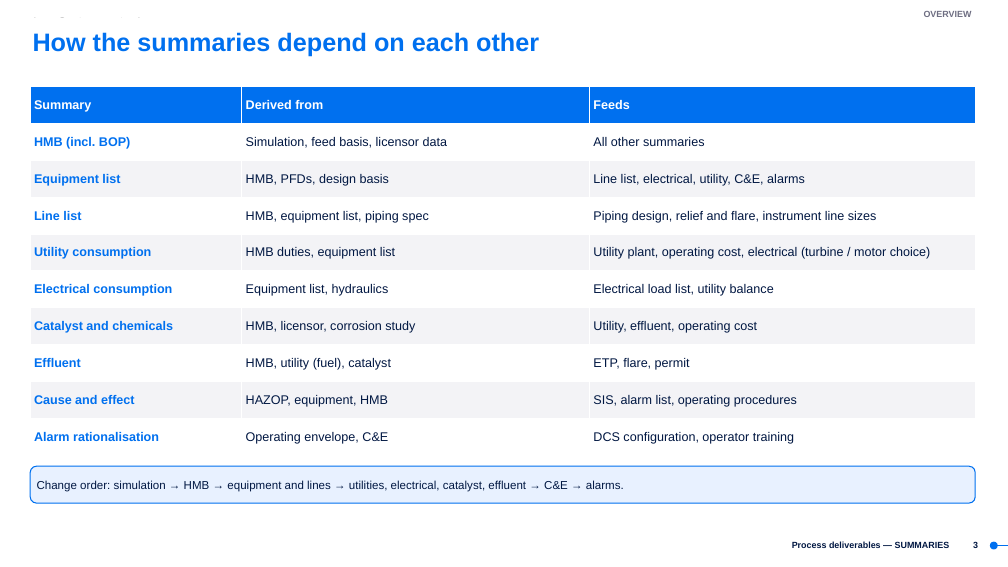
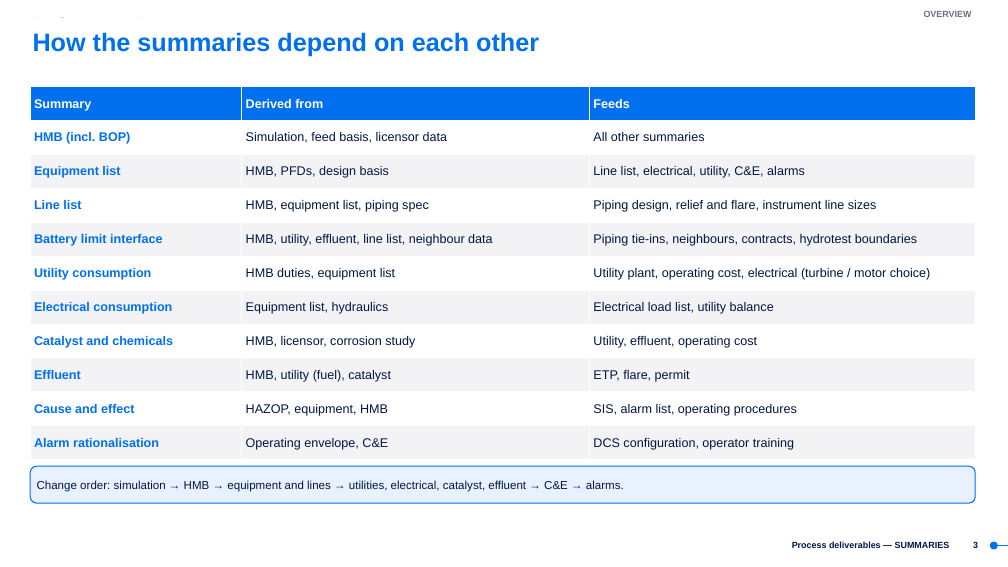
Before and after one commit to ipratikmenon/procalc, a slide deck: slide 3 of SUMMARIES_Process_Deliverables_TEN.pptx. Drawn at 1008x567 pixels with LibreOffice and Linux fonts; fonts in the diff are those of the drawing; background and template pictures are left out. Boxes give left, top, right and bottom in pixels: in the first picture for what was removed or moved away, otherwise in the second. Text is boxed around its words. In the diff, an @@ line names an element or a change of style, - is before the commit and + after.

```diff
--- a/SUMMARIES_Process_Deliverables_TEN.pptx
+++ b/SUMMARIES_Process_Deliverables_TEN.pptx
@@ table at (30, 87, 975, 460) @@
+row 5: Battery limit interface | HMB, utility, effluent, line list, neighbour data | Piping tie-ins, neighbours, contracts, hydrotest boundaries
```
Also in this commit, not shown: 63 other slides changed, 12 slides added.
